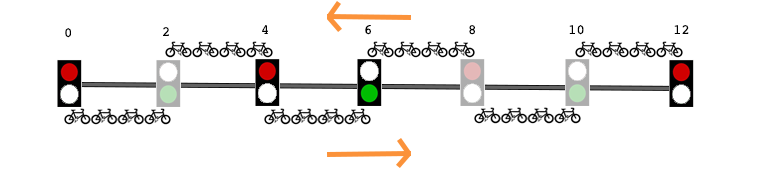
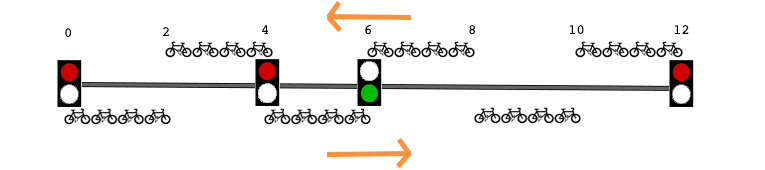
Before/after of a w=765, h=170 layered artwork. What changed in the layer stack:
painted on "Layer 1" over (x1=156, y1=59, x2=590, y2=107)
